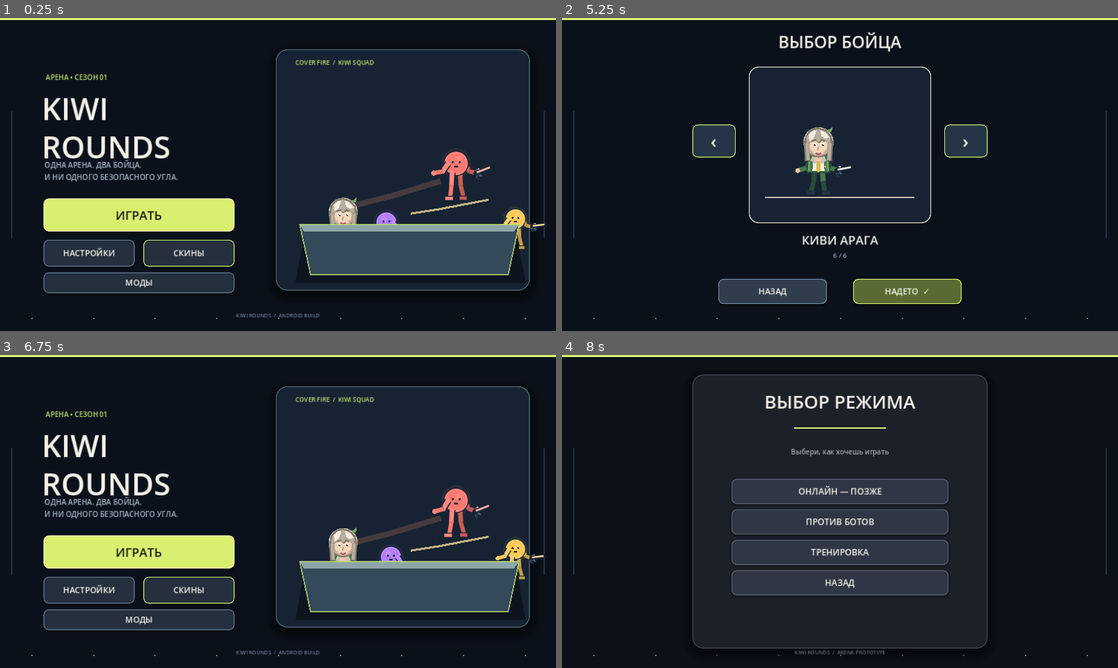
Above: before the commit, frames 1-4 (two rows, left to right).
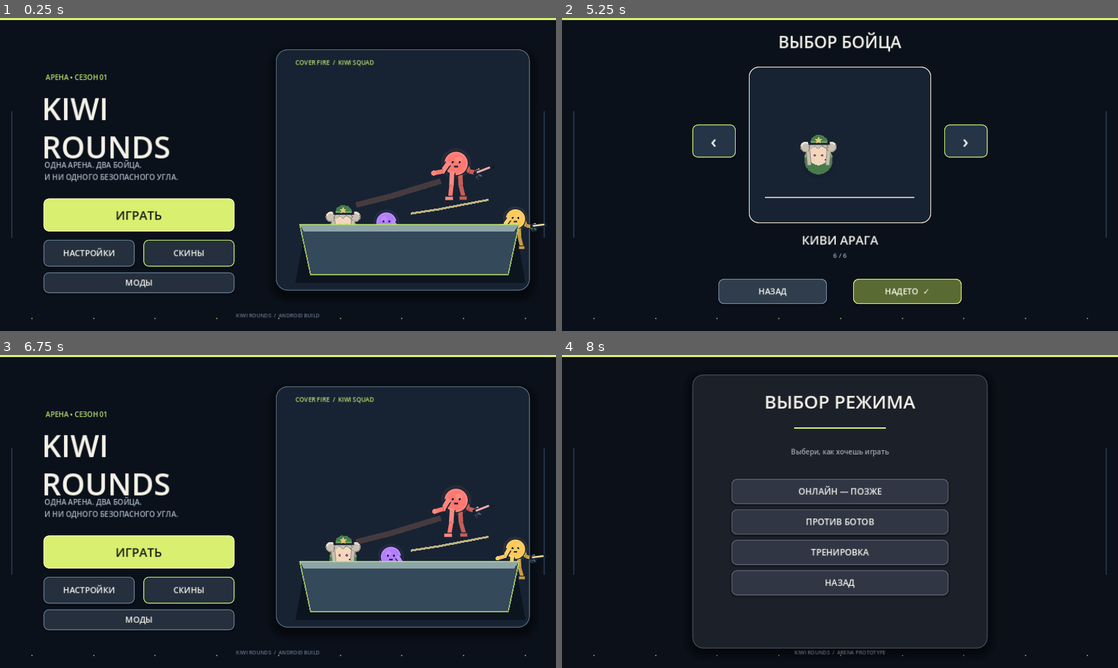
Above: after the commit, the same moments.

Repository: loslam-del/Kiwi-rounds
Game: Godot game, scene res://scenes/main.tscn
The game is run twice, just before and just after one commit, with the same random seed, the same clock (stepped at 60 frames per second) and the same inputs.
Inputs:
- Up to frame 1 (0.25 s): no input
- Up to frame 2 (5.25 s): click "ИГРАТЬ" at 0.5 s; click "ОНЛАЙН — ПОЗЖЕ" at 1.25 s; click "НАЗАД" at 2 s; click "ПРОТИВ БОТОВ" at 2.75 s; click "ЛЁГКАЯ" at 3.5 s; click "СКИН: Бирюзовый" at 4.25 s; click "‹" at 5 s
- Up to frame 3 (6.75 s): click "›" at 5.75 s; click "НАЗАД" at 6.5 s
- Up to frame 4 (8 s): click "ИГРАТЬ" at 7.25 s

The runs differ from the first frame. In frame 1, 0.3% of the frame differs, in the area x 58-65%, y 57-66%; in frame 2, 0.8%, in the area x 42-52%, y 34-56%; in frame 3, 0.4%; in frame 4, nothing differs.

Commit message:
Replace Kiwi skin with simple round character design

Diff:
--- a/scripts/player.gd
+++ b/scripts/player.gd
@@ -442,6 +442,9 @@
     air_jumps_left = 1 + extra_air_jumps
 
 func _draw() -> void:
+    if skin_style == "kiwi":
+        _draw_kiwi_ball()
+        return
     var moving := is_on_floor() and absf(velocity.x) > 35.0
     var stride := sin(animation_time) if moving else 0.0
     var bob := absf(stride) * 1.4 if moving else sin(animation_time * 2.0) * 0.45
@@ -695,3 +698,78 @@
             var spark_end := Vector2(barrel_len+flash_size*1.15,0) + Vector2(cos(spark_angle),sin(spark_angle))*flash_size*0.45
             draw_line(Vector2(barrel_len+3,0),spark_end,Color("#fff5c8",0.82),1.6,true)
     draw_set_transform(Vector2.ZERO,0.0,Vector2.ONE)
+
+
+func _draw_kiwi_ball() -> void:
+    # Kiwi is a clean ROUNDS-style sphere, not a miniature humanoid.
+    draw_set_transform(Vector2.ZERO, 0.0, Vector2(facing, 1.0))
+    var center := Vector2(0.0, -7.0)
+    var outline := Color("#172333")
+    var green := Color("#477b4c")
+    var green_light := Color("#78a76a")
+    var hair := Color("#c9c0b2")
+    var hair_light := Color("#f0e9dc")
+    var hair_dark := Color("#8f887e")
+    var skin := Color("#f2d7bd")
+    # Round body with a soft highlight and a crisp outer rim.
+    draw_circle(center + Vector2(0.0, 2.0), 28.0, Color("#101a27", 0.30))
+    draw_circle(center, 26.0, outline)
+    draw_circle(center, 23.0, green)
+    draw_arc(center, 22.4, PI * 1.08, PI * 1.92, 36, green_light, 2.0, true)
+    draw_circle(center + Vector2(-8.0, -9.0), 6.0, Color(1.0, 1.0, 1.0, 0.10))
+    # Twin low hair buns, visible on both sides of the ball.
+    draw_circle(center + Vector2(-21.0, -22.0), 9.0, hair_dark)
+    draw_circle(center + Vector2(-21.0, -22.0), 7.2, hair)
+    draw_circle(center + Vector2(21.0, -22.0), 9.0, hair_dark)
+    draw_circle(center + Vector2(21.0, -22.0), 7.2, hair)
+    draw_arc(center + Vector2(-21.0, -22.0), 7.0, PI * 1.1, PI * 1.8, 16, hair_light, 1.3, true)
+    draw_arc(center + Vector2(21.0, -22.0), 7.0, PI * 1.1, PI * 1.8, 16, hair_light, 1.3, true)
+    # Face and two soft side locks.
+    draw_circle(center + Vector2(0.0, -8.0), 16.0, skin)
+    draw_line(center + Vector2(-17.0, -15.0), center + Vector2(-15.0, 7.0), hair_dark, 6.0, true)
+    draw_line(center + Vector2(-17.0, -15.0), center + Vector2(-15.0, 7.0), hair, 3.6, true)
+    draw_line(center + Vector2(17.0, -15.0), center + Vector2(15.0, 7.0), hair_dark, 6.0, true)
+    draw_line(center + Vector2(17.0, -15.0), center + Vector2(15.0, 7.0), hair, 3.6, true)
+    # Rounded bangs.
+    draw_colored_polygon(PackedVector2Array([
+        center + Vector2(-17.0, -14.0), center + Vector2(-15.0, -27.0),
+        center + Vector2(-8.0, -34.0), center + Vector2(1.0, -36.0),
+        center + Vector2(12.0, -31.0), center + Vector2(17.0, -21.0),
+        center + Vector2(12.0, -20.0), center + Vector2(6.0, -24.0),
+        center + Vector2(0.0, -18.0), center + Vector2(-6.0, -23.0)
+    ]), hair_dark)
+    draw_colored_polygon(PackedVector2Array([
+        center + Vector2(-15.0, -15.0), center + Vector2(-13.0, -26.0),
+        center + Vector2(-7.0, -32.0), center + Vector2(1.0, -34.0),
+        center + Vector2(11.0, -29.0), center + Vector2(15.0, -21.0),
+        center + Vector2(11.0, -21.0), center + Vector2(5.0, -25.0),
+        center + Vector2(0.0, -19.0), center + Vector2(-6.0, -24.0)
+    ]), hair)
+    draw_line(center + Vector2(-10.0, -30.0), center + Vector2(-5.0, -33.0), hair_light, 1.8, true)
+    # Simple red-violet eyes and the tiny beauty mark.
+    draw_circle(center + Vector2(-6.0, -8.0), 2.1, Color("#9c4f68"))
+    draw_circle(center + Vector2(6.0, -8.0), 2.1, Color("#9c4f68"))
+    draw_circle(center + Vector2(11.0, -1.0), 1.1, Color("#49333a"))
+    # Small green military cap, with a short brim and gold star.
+    draw_colored_polygon(PackedVector2Array([
+        center + Vector2(-17.0, -28.0), center + Vector2(-13.0, -39.0),
+        center + Vector2(-4.0, -45.0), center + Vector2(8.0, -44.0),
+        center + Vector2(17.0, -36.0), center + Vector2(18.0, -28.0)
+    ]), outline)
+    draw_colored_polygon(PackedVector2Array([
+        center + Vector2(-14.0, -29.0), center + Vector2(-11.0, -37.0),
+        center + Vector2(-3.0, -42.0), center + Vector2(7.0, -41.0),
+        center + Vector2(14.0, -35.0), center + Vector2(15.0, -29.0)
+    ]), green)
+    draw_line(center + Vector2(-16.0, -28.0), center + Vector2(18.0, -28.0), outline, 4.0, true)
+    draw_line(center + Vector2(-12.0, -30.0), center + Vector2(14.0, -30.0), green_light, 1.4, true)
+    draw_colored_polygon(PackedVector2Array([
+        center + Vector2(0.0, -39.0), center + Vector2(2.0, -35.0),
+        center + Vector2(6.0, -35.0), center + Vector2(3.0, -32.0),
+        center + Vector2(4.0, -28.0), center + Vector2(0.0, -30.0),
+        center + Vector2(-4.0, -28.0), center + Vector2(-3.0, -32.0),
+        center + Vector2(-6.0, -35.0), center + Vector2(-2.0, -35.0)
+    ]), Color("#e4c66e"))
+    if hit_flash > 0.0:
+        draw_arc(center, 29.0, 0.0, TAU, 48, Color(1.0, 0.86, 0.72, hit_flash * 0.8), 2.0, true)
+    draw_set_transform(Vector2.ZERO, 0.0, Vector2.ONE)
